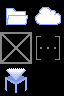
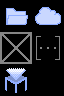
The second w=64, h=96 image is a revision of the first. Changes to its layers:
painted on "icons" over [7, 8, 60, 24]
